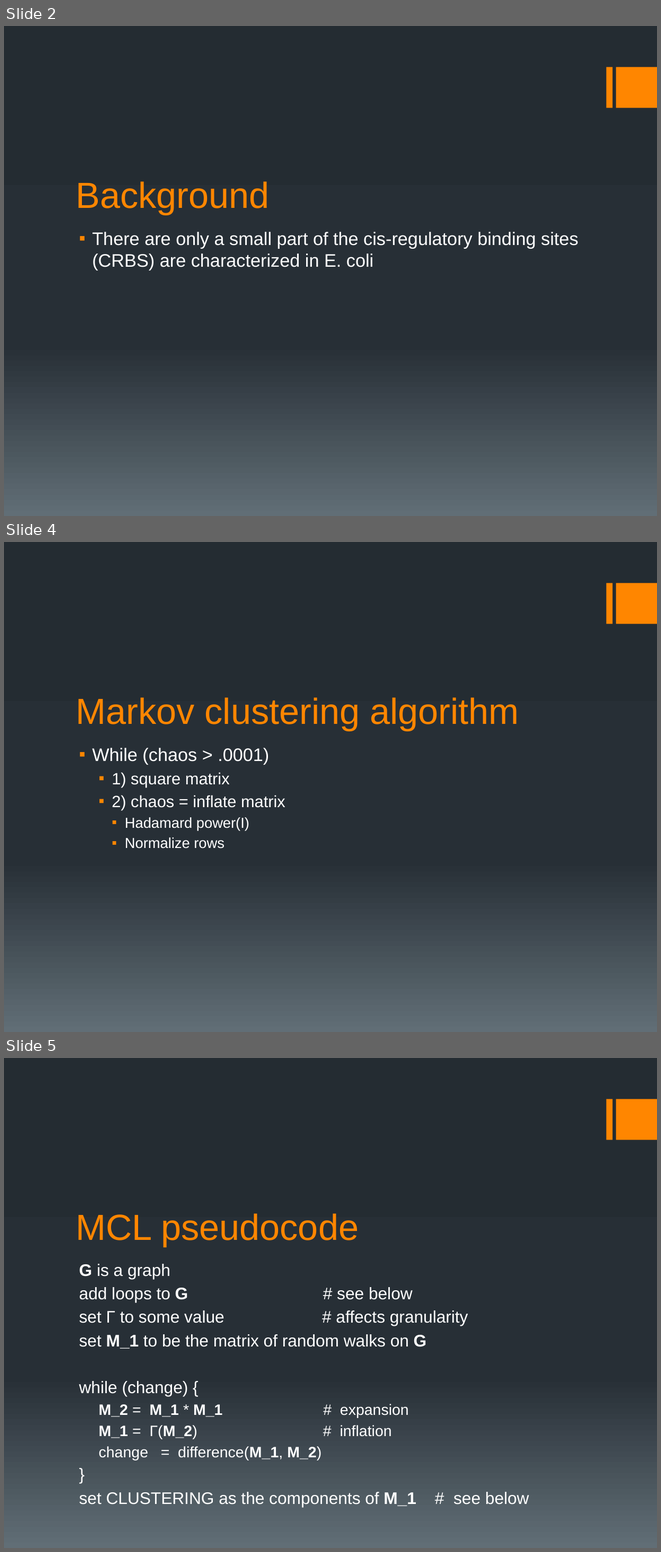
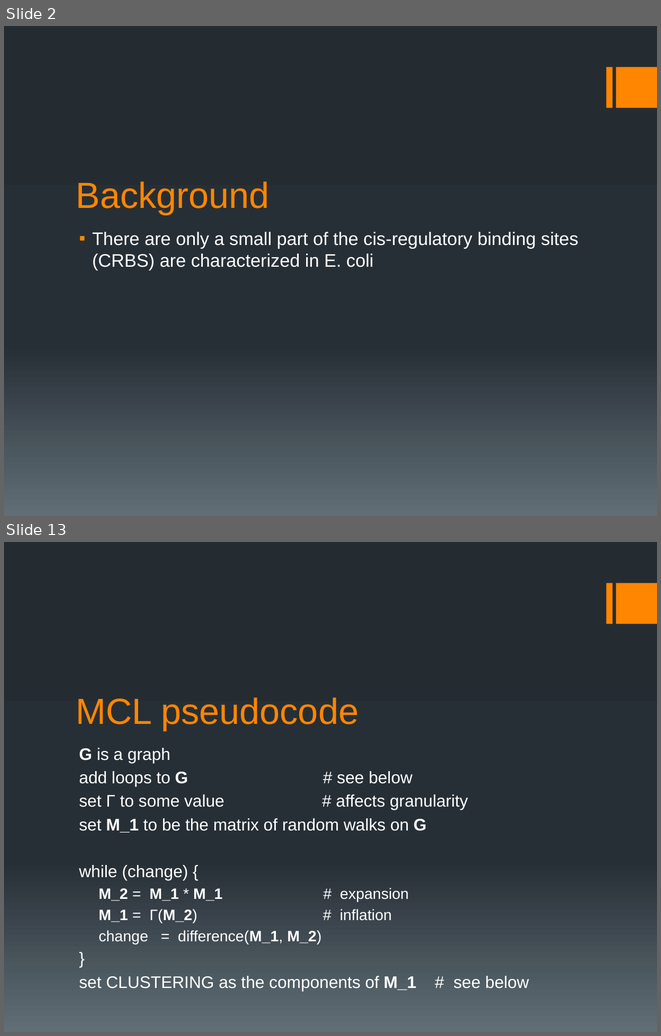
Before and after one commit to ship561/final-project, a slide deck: bioinformatics presentation.pptx. Shown one above the other, each under a label of ours: slides 2, 4 and 5 before the commit, slides 2 and 13 after it; the slides between them are not shown. The pictures are 661x1552 and 661x1036 pixels, drawn with LibreOffice and Linux fonts; fonts in the diff are those of the drawing. Boxes give left, top, right and bottom in pixels: in the first picture for what was removed or moved away, otherwise in the second. Text is boxed around its words. In the diff, an @@ line names an element or a change of style, - is before the commit and + after.

```diff
--- a/bioinformatics presentation.pptx
+++ b/bioinformatics presentation.pptx
@@ slide 4 removed at (4, 542, 657, 1032), background gradient #242C33 to #273037 to #636D76; not listed: 2 template elements that a slide beside it also shows @@
@@ title removed at (76, 697, 519, 731) @@
-Markov clustering algorithm
@@ text removed at (92, 748, 285, 848) @@
-▪ While (chaos > .0001)
-  ▪ 1) square matrix
-  ▪ 2) chaos = inflate matrix
-    ▪ Hadamard power(I)
-    ▪ Normalize rows
@@ what was slide 5 is now slide 13 @@
```
Also in this commit, not shown: 4 slides changed, 12 slides added, 1 other slide removed, 1 other file.
